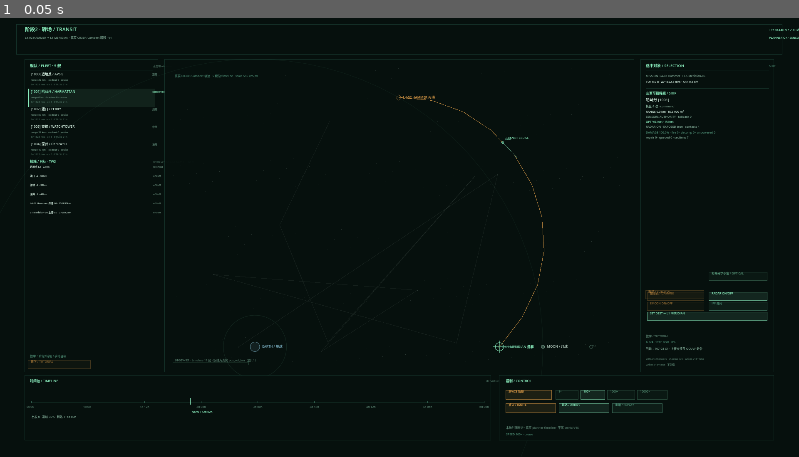
Above: before the commit, frame 1.
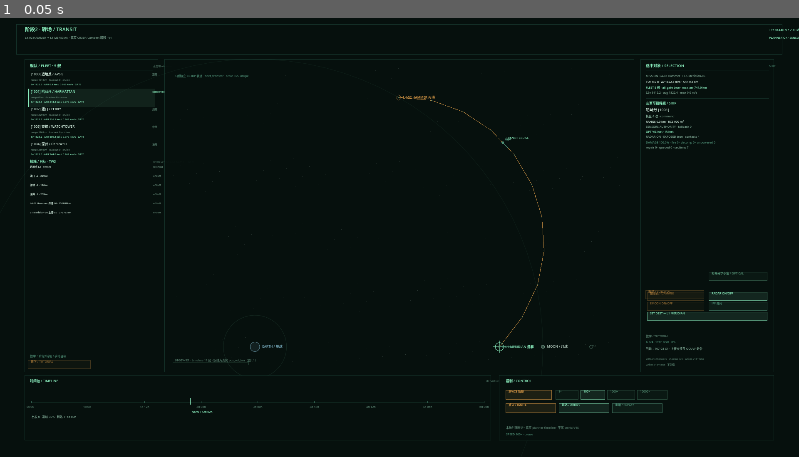
Above: after the commit, the same moment.

Repository: HATO-24/ghost-track-apsis
Game: Godot game, scene res://transit.tscn
Two runs of this game, one before a commit and one after it. Both use one fixed random seed, a clock stepped at 60 frames per second and the inputs below.
Inputs:
- Up to frame 1 (0.05 s): no input

The runs differ from the first frame. In frame 1, 0.5% of the frame differs, in the area x 3-97%, y 12-75%.

Commit message:
阶段2：转场逐舰独立轨迹 + 传感器逐舰位置（380/0）

Diff:
--- a/game_v17/scripts/transit.gd
+++ b/game_v17/scripts/transit.gd
@@ -10,6 +10,7 @@
 const TransitSensors := preload("res://scripts/transit_sensors.gd")
 const TeachingController := preload("res://scripts/teaching_controller.gd")
 const TransitDamage := preload("res://scripts/transit_damage.gd")
+const FleetTransfer := preload("res://framework/sim/fleet_transfer.gd")
 const Palette := preload("res://scripts/pal.gd")
 const Fonts := preload("res://scripts/fonts.gd")
 
@@ -30,6 +31,9 @@
 var sensors
 var teach
 var damage
+var fleet
+var fleet_sample: Dictionary = {}
+var fleet_ready := false
 var destination := "L1 Meridian"
 var damage_open := false
 var modal_page := ""
@@ -66,6 +70,10 @@
 	sensors = TransitSensors.new({})
 	teach = TeachingController.new("res://framework/content/teaching_l4_l1.json")
 	damage = TransitDamage.new({})
+	fleet = FleetTransfer.new()
+	var fr: Dictionary = fleet.plan({"use_cache": true})
+	fleet_ready = bool(fr.get("ok", false)) and bool(fleet.ready)
+	fleet_sample = fleet.sample(0.0) if fleet_ready else {}
 	destination = "L1 Meridian"
 	ui_mode = "ship"
 	var view := OS.get_environment("DSH_TRANSIT_VIEW")
@@ -109,6 +117,8 @@
 		if _shot_mode == "1":
 			frac = 1.0
 		t = clampf(frac, 0.0, 1.0) * tof_s
+		if fleet_ready and fleet != null:
+			fleet_sample = fleet.sample(t)
 		if sensors != null:
 			sensors.seek(t)
 			if view == "target":
@@ -130,10 +140,11 @@
 				sensors.seek(t)
 				optical_open = true
 		_update_phase()
-	print("TRANSIT READY plan_ok=%s tof_s=%.1f timeline=%d fleet=%d scenario=%s" % [
+	print("TRANSIT READY plan_ok=%s tof_s=%.1f timeline=%d fleet=%d scenario=%s fleet_ready=%s fleet_pos=%d" % [
 		str(bool(plan.get("ok", false))), tof_s, (plan.get("timeline", []) as Array).size() if plan.get("timeline", []) is Array else 0,
 		(plan.get("fleet", []) as Array).size() if plan.get("fleet", []) is Array else 0,
-		String(scenario.get("title", ""))])
+		String(scenario.get("title", "")),
+		str(fleet_ready), int(fleet_sample.get("ships", []).size()) if fleet_sample.get("ships", []) is Array else 0])
 	if _shot_path != "":
 		get_window().borderless = true
 		get_window().size = BASE
@@ -208,6 +219,8 @@
 	if tof_s > 0.0:
 		t = clampf(t, 0.0, tof_s)
 		_update_phase()
+	if fleet_ready and fleet != null:
+		fleet_sample = fleet.sample(t)
 	if _shot_path != "":
 		_frames += 1
 		if _frames >= 40:
@@ -233,6 +246,8 @@
 
 func seek_to(new_t: float) -> void:
 	t = clampf(new_t, 0.0, tof_s)
+	if fleet_ready and fleet != null:
+		fleet_sample = fleet.sample(t)
 	if sensors != null:
 		sensors.seek(t)
 	if teach != null:
--- a/game_v17/scripts/transit_hud.gd
+++ b/game_v17/scripts/transit_hud.gd
@@ -190,12 +190,23 @@
 	return sim.sensors.vm()
 
 
+func _fleet_rows(plan: Dictionary) -> Array:
+	if sim != null and bool(sim.fleet_ready) and sim.fleet != null:
+		return sim.fleet.fleet()
+	return plan.get("fleet", []) if plan.get("fleet", []) is Array else []
+
+
 func _draw_fleet_panel(plan: Dictionary) -> void:
 	_panel(FLEET)
 	var vm := _sensors_vm()
 	var ships: Array = vm.get("ships", []) if vm.get("ships", []) is Array else []
 	var targets: Array = vm.get("targets", []) if vm.get("targets", []) is Array else []
 	var obs := String(vm.get("observer_ship", "")) if not vm.is_empty() else ""
+	var fleet_rows := _fleet_rows(plan)
+	var fleet_by_id: Dictionary = {}
+	for rawf in fleet_rows:
+		if rawf is Dictionary:
+			fleet_by_id[String((rawf as Dictionary).get("ship_id", (rawf as Dictionary).get("id", "")))] = rawf
 	_txt(cjk, FLEET.position.x + 12, FLEET.position.y + 18, "舰队 / FLEET · 5 舰", 9, P.PH)
 	_txt_r(mono, FLEET.end.x - 12, FLEET.position.y + 18, "点击切 observer", 6, P.a(P.FAINT, 0.9))
 	draw_line(Vector2(FLEET.position.x + 12, FLEET.position.y + 26), Vector2(FLEET.end.x - 12, FLEET.position.y + 26), P.a(P.LINE, 0.7), 1.0)
@@ -224,9 +235,14 @@
 		for rawc in chs:
 			if rawc is Dictionary and String((rawc as Dictionary).get("target_id", "")) == String(vm.get("selected_target", "")):
 				n_ch += 1
-		_txt(mono, rr.position.x + 6, y, "Δv %.0f m/s · ch %d · ETA %s" % [
-			float((plan.get("budget", {}) as Dictionary).get("total_dv_mps", 0.0)) if plan.get("budget", {}) is Dictionary else 0.0,
-			n_ch, _hms(maxf(0.0, float(sim.tof_s) - float(sim.t)) if sim != null else 0.0)], 6, P.a(P.FAINT, 0.9))
+		var frow: Dictionary = fleet_by_id.get(sid, {}) if fleet_by_id.get(sid, {}) is Dictionary else {}
+		if frow.is_empty():
+			_txt(mono, rr.position.x + 6, y, "FLEET NOT READY · ch %d" % n_ch, 6, P.AMBER)
+		else:
+			_txt(mono, rr.position.x + 6, y, "Δv %.1f · ARR %.1f km / %.3f km/s · %s" % [
+				float(frow.get("total_dv_mps", 0.0)), float(frow.get("arrival_error_km", 0.0)),
+				float(frow.get("arrival_speed_kmps", 0.0)), "GATE" if bool(frow.get("within_gate", false)) else "FAIL"], 6,
+				P.PH if bool(frow.get("within_gate", false)) else P.AMBER)
 		y += 18.0
 	# Contacts / levels / TWS
 	_txt(cjk, FLEET.position.x + 12, y, "接触 / 目标 · TWS", 8, P.PH)
@@ -280,6 +296,20 @@
 	_txt(mono, SIDE.position.x + 12, sy, "TOF %.1f d · Δv %.1f m/s · ARR %.1f km" % [
 		float(tr.get("tof_days", 0.0)), float(budget.get("total_dv_mps", 0.0)), float(arrival.get("radius_km", 0.0))], 7, P.TXT)
 	sy += 14.0
+	if sim != null and bool(sim.fleet_ready) and sim.fleet != null:
+		var fsum: Dictionary = sim.fleet.summary()
+		var fa: Dictionary = fsum.get("arrival", {}) if fsum.get("arrival", {}) is Dictionary else {}
+		var fd: Dictionary = fsum.get("dv", {}) if fsum.get("dv", {}) is Dictionary else {}
+		_txt(mono, SIDE.position.x + 12, sy, "FLEET %d 舰 · all_gate %s · max_arr %.1f km" % [
+			int(fsum.get("ship_count", 0)), str(bool(fa.get("all_within_gate", false))), float(fa.get("max_error_km", 0.0))], 7,
+			P.PH if bool(fa.get("all_within_gate", false)) else P.AMBER)
+		sy += 12.0
+		_txt(mono, SIDE.position.x + 12, sy, "ΣΔv %.1f · avg %.1f · max %.1f m/s" % [
+			float(fd.get("sum_total_mps", 0.0)), float(fd.get("avg_total_mps", 0.0)), float(fd.get("max_total_mps", 0.0))], 7, P.DIM)
+		sy += 12.0
+	else:
+		_txt(mono, SIDE.position.x + 12, sy, "FLEET TRANSFER NOT READY", 7, P.AMBER)
+		sy += 12.0
 	draw_line(Vector2(SIDE.position.x + 12, sy), Vector2(SIDE.end.x - 12, sy), P.a(P.LINE, 0.6), 1.0)
 	sy += 14.0
 	if target_mode:
@@ -806,14 +836,6 @@
 	var p1 := _p_real(Vector3.ZERO, pr)
 	var re := maxf(7.0, C.R_EARTH_KM * sc)
 	var rm := maxf(4.0, C.R_MOON_KM * sc)
-	# 星座线
-	var cons := [0, 3, 7, 12, 18, 26, 35, 48, 63, 79]
-	for ci in range(cons.size() - 1):
-		var ha := (int(cons[ci]) * 1103515245 + 12345) & 0x7fffffff
-		var hb := (int(cons[ci + 1]) * 1103515245 + 12345) & 0x7fffffff
-		var pa := Vector2(MAP.position.x + 20.0 + float(ha % int(MAP.size.x - 40.0)), MAP.position.y + 20.0 + float((ha / 97) % int(MAP.size.y - 40.0)))
-		var pb := Vector2(MAP.position.x + 20.0 + float(hb % int(MAP.size.x - 40.0)), MAP.position.y + 20.0 + float((hb / 97) % int(MAP.size.y - 40.0)))
-		draw_line(pa, pb, P.a(P.TXT, 0.08), 1.0)
 	draw_arc(pe, 42164.0 * sc, 0, TAU, 64, P.a(P.PH, 0.10), 1.0, true)
 	draw_arc(pe, 384400.0 * sc, 0, TAU, 96, P.a(P.PH_DIM, 0.10), 1.0, true)
 	draw_circle(pe, re, P.a(P.BLUE, 0.10))
@@ -851,19 +873,28 @@
 		var pc := _p_real(_interp_pos(_frac()) - l1, pr)
 		draw_circle(pc, 3.0, P.PH)
 		_txt(cjk, pc.x + 8, pc.y - 8, "TRANSIT %s" % _phase_label(), 7, P.PH)
-		var fleet: Array = plan.get("fleet", []) if plan.get("fleet", []) is Array else []
-		for raw2 in fleet:
+		# 5 舰独立传播轨迹（fleet_transfer.samples/sample），不是旗舰 timeline+常量偏移
+		if sim != null and bool(sim.fleet_ready) and sim.fleet != null:
+			var sdata: Array = sim.fleet.samples_data()
+			for sidx in range(sdata.size()):
+				var srow: Dictionary = sdata[sidx]
+				for shs in (srow.get("ships", []) as Array):
+					var sp2 := _p_real(_v3((shs as Dictionary).get("pos_rot_km", [])) - l1, pr)
+					draw_circle(sp2, 1.0, P.a(P.PH_DIM, 0.22))
+		var fships: Array = sim.fleet_sample.get("ships", []) if sim != null and sim.fleet_sample.get("ships", []) is Array else []
+		for raw2 in fships:
 			var ship: Dictionary = raw2
-			var off := _v3(ship.get("offset_km", []))
-			var sp := _p_real(_interp_pos(_frac()) - l1 + off, pr)
-			var c: Color = P.PH if String(ship.get("id", "")) == "apsis" else P.PH_DIM
-			draw_circle(sp, 2.5, c)
+			var sp := _p_real(_v3(ship.get("pos_rot_km", [])) - l1, pr)
+			var sid2 := String(ship.get("ship_id", ""))
+			var c: Color = P.PH if sid2 == "apsis" else P.PH_DIM
+			draw_circle(sp, 2.8, c)
 			_txt(mono, sp.x + 5, sp.y - 5, String(ship.get("batch", "")), 6, P.a(c, 0.9))
-			var sp2 := _p_real(_interp_pos(minf(1.0, _frac() + 0.01)) - l1 + off, pr)
-			if (sp2 - sp).length() > 1.0:
-				draw_line(sp, sp + (sp2 - sp) * 6.0, P.a(P.PH_DIM, 0.45), 1.0)
+			var vv := _v3(ship.get("vel_rot_kmps", []))
+			if vv.length() > 1.0e-9:
+				var vd := Vector2(vv.x, -vv.y).normalized() * clampf(vv.length() * 260.0, 3.0, 18.0)
+				draw_line(sp, sp + vd, P.a(c, 0.55), 1.0)
 		_txt(cjk, MAP.position.x + 24, MAP.position.y + 42,
-			"真实 CR3BP/Lambert 轨迹 · 5 舰沿 timeline · scale %.0f km/px" % (1.0 / maxf(sc, 1.0e-9)), 7, P.a(P.PH_DIM, 0.9))
+			"5 舰独立 CR3BP 轨迹 · fleet_transfer · scale %.0f km/px" % (1.0 / maxf(sc, 1.0e-9)), 7, P.a(P.PH_DIM, 0.9))
 		_txt(cjk, MAP.position.x + 24, MAP.end.y - 26,
 			"L4-02 → L1 · timeline %d 段 · 折线为真实 pos_rot_km（减 L1）" % tl.size(), 7, P.a(P.FAINT, 0.9))
 	else:
--- a/game_v17/scripts/transit_sensors.gd
+++ b/game_v17/scripts/transit_sensors.gd
@@ -26,6 +26,7 @@
 
 const ScenarioPath := "res://framework/content/scenario_transit_l4_l1.json"
 const Planner := preload("res://framework/sim/transfer_planner.gd")
+const FleetTransfer := preload("res://framework/sim/fleet_transfer.gd")
 const Authority := preload("res://framework/sim/sensor_authority.gd")
 const InfoWarfare := preload("res://framework/sim/information_warfare.gd")
 
@@ -78,6 +79,13 @@
 var notes: Array = []
 var scenario: Dictionary = {}
 var plan: Dictionary = {}
+var fleet_transfer = null
+var fleet_ready := false
+var fleet_error := ""
+var fleet_warnings: Array = []
+var fleet_sample: Dictionary = {}
+var fleet_sample_t := -1.0
+var fleet_rows: Dictionary = {}
 var t := 0.0
 var tof_s := 0.0
 var dt_last := 0.0
@@ -143,6 +151,13 @@
 	_last_vm = {}
 	_last_snapshot = {}
 	_warn_seen = {}
+	fleet_transfer = null
+	fleet_ready = false
+	fleet_error = ""
+	fleet_warnings = []
+	fleet_sample = {}
+	fleet_sample_t = -1.0
+	fleet_rows = {}
 	t = 0.0
 	tof_s = 0.0
 	dt_last = 0.0
@@ -153,6 +168,7 @@
 		return false
 	plan = _get_plan()
 	tof_s = float((plan.get("transfer", {}) as Dictionary).get("tof_s", 0.0))
+	_init_fleet_transfer()
 	if not bool(plan.get("ok", false)):
 		warnings.append("TRANSFER PLANNER NOT OK: %s（不伪造 timeline；传感器层仍尝试用场景 offset）" % String(plan.get("reason", "")))
 	if tof_s <= 0.0:
@@ -205,6 +221,28 @@
 		p = Planner.plan({})
 	_plan_cache = p.duplicate(true)
 	return _plan_cache.duplicate(true)
+
+
+## 5 舰位置唯一来源：fleet_transfer.sample(t)（缓存优先）。
+func _init_fleet_transfer() -> void:
+	fleet_transfer = FleetTransfer.new()
+	var res: Dictionary = fleet_transfer.plan({"use_cache": true})
+	fleet_ready = bool(res.get("ok", false))
+	fleet_error = "" if fleet_ready else "fleet_transfer.plan_failed"
+	fleet_warnings = (fleet_transfer.warnings as Array).duplicate()
+	if not fleet_ready:
+		_add_warning("FLEET TRANSFER NOT READY（%s）；舰位回退 timeline+offset，并标注 source" % str(fleet_transfer.errors))
+		return
+	var f_tof := float(fleet_transfer.tof_s)
+	if f_tof > 0.0:
+		tof_s = f_tof
+	for raw in (fleet_transfer.fleet() as Array):
+		if raw is Dictionary:
+			var fr: Dictionary = raw
+			var sid := String(fr.get("ship_id", fr.get("id", "")))
+			fleet_rows[sid] = fr.duplicate(true)
+	for w in fleet_warnings:
+		_add_warning("FLEET: " + String(w))
 
 
 func _build_ships() -> void:
@@ -358,23 +396,59 @@
 			v0[2] + (v1[2] - v0[2]) * a]}
 
 
+func _current_fleet_sample() -> Dictionary:
+	if not fleet_ready or fleet_transfer == null:
+		return {}
+	if fleet_sample.is_empty() or absf(fleet_sample_t - t) > 1.0e-9:
+		fleet_sample = fleet_transfer.sample(t)
+		fleet_sample_t = t
+	return fleet_sample
+
+
+func _fleet_ship_row(id: String) -> Dictionary:
+	var s := _current_fleet_sample()
+	for raw in (s.get("ships", []) as Array):
+		if raw is Dictionary and String((raw as Dictionary).get("ship_id", "")) == id:
+			return raw
+	return {}
+
+
+func _fallback_ship_pos(id: String) -> Array:
+	var sh: Dictionary = ship_by_id.get(id, {})
+	if sh.is_empty():
+		return [0.0, 0.0, 0.0]
+	return _add3(_base_state_at(t).get("pos", []), _arr3(sh.get("offset_km", [0.0, 0.0, 0.0])))
+
+
 func _observer_pos() -> Array:
-	var base := _base_state_at(t)
-	var sh: Dictionary = ship_by_id.get(selected_ship, {})
-	if sh.is_empty():
-		return base.get("pos", [0.0, 0.0, 0.0])
-	return _add3(base.get("pos", [0.0, 0.0, 0.0]), _arr3(sh.get("offset_km", [0.0, 0.0, 0.0])))
+	var row := _fleet_ship_row(selected_ship)
+	if not row.is_empty():
+		return _arr3(row.get("pos_rot_km", [0.0, 0.0, 0.0]))
+	return _fallback_ship_pos(selected_ship)
 
 
 func ship_state(id: String) -> Dictionary:
 	var sh: Dictionary = ship_by_id.get(id, {})
 	if sh.is_empty():
 		return {}
-	var base := _base_state_at(t)
-	var off := _arr3(sh.get("offset_km", [0.0, 0.0, 0.0]))
-	var pos := _add3(base.get("pos", []), off)
-	return {"pos_km": pos, "vel_kmps": _velocity_state(id),
-		"range_km": _dist3(pos, _observer_pos())}
+	var row := _fleet_ship_row(id)
+	var pos: Array = []
+	var source := "timeline_fallback"
+	if not row.is_empty():
+		pos = _arr3(row.get("pos_rot_km", [0.0, 0.0, 0.0]))
+		source = "fleet_transfer.sample"
+	else:
+		pos = _fallback_ship_pos(id)
+	# 传感模型用共享转移基线速度：逐舰位置来自 fleet_transfer，速度单独作为 fleet_vel_kmps 展示。
+	var out := {"pos_km": pos, "vel_kmps": _velocity_state(id),
+		"range_km": _dist3(pos, _observer_pos()), "source": source}
+	if not row.is_empty():
+		out["fleet_vel_kmps"] = _arr3(row.get("vel_rot_kmps", [0.0, 0.0, 0.0]))
+		out["rel_to_flagship_km"] = _arr3(row.get("rel_to_flagship_km", [0.0, 0.0, 0.0]))
+		out["rel_to_flagship_mag_km"] = float(row.get("rel_to_flagship_mag_km", 0.0))
+		out["distance_to_target_km"] = float(row.get("distance_to_target_km", 0.0))
+		out["earth_distance_km"] = float(row.get("earth_distance_km", 0.0))
+	return out
 
 
 func port_state(id: String) -> Dictionary:
@@ -838,17 +912,28 @@
 		if sh.is_empty():
 			continue
 		var st := ship_state(sid)
-		ship_rows.append({
+		var fr: Dictionary = fleet_rows.get(sid, {}) if fleet_rows.get(sid) is Dictionary else {}
+		var srow := {
 			"id": sid, "batch": String(sh.get("batch", "")),
 			"name": String(sh.get("name", sid)), "role": String(sh.get("role", "")),
 			"class": String(sh.get("class", "")), "side": String(sh.get("side", "friend")),
 			"pos_km": st.get("pos_km", [0.0, 0.0, 0.0]),
 			"vel_kmps": st.get("vel_kmps", [0.0, 0.0, 0.0]),
+			"fleet_vel_kmps": st.get("fleet_vel_kmps", []),
+			"source": String(st.get("source", "timeline_fallback")),
+			"earth_distance_km": float(st.get("earth_distance_km", 0.0)),
+			"distance_to_target_km": float(st.get("distance_to_target_km", 0.0)),
+			"rel_to_flagship_km": st.get("rel_to_flagship_km", []),
+			"rel_to_flagship_mag_km": float(st.get("rel_to_flagship_mag_km", 0.0)),
+			"arrival_error_km": float(fr.get("arrival_error_km", -1.0)),
+			"arrival_speed_kmps": float(fr.get("arrival_speed_kmps", -1.0)),
+			"within_gate": bool(fr.get("within_gate", false)),
 			"range_km": float(st.get("range_km", 0.0)),
 			"observer": sid == selected_ship,
 			"selected": sid == selected_target,
 			"loadout_fallbacks": (_fallback_mounts.get(sid, []) as Array).duplicate(),
-		})
+		}
+		ship_rows.append(srow)
 	var port_rows: Array = []
 	for raw in ports:
 		var pt: Dictionary = raw
@@ -904,6 +989,7 @@
 	}
 	var iff_vm: Dictionary = _iff_vm()
 	var exposure: Dictionary = _exposure_view(av)
+	var fleet_vm: Dictionary = _fleet_vm()
 	var recent: Array = []
 	for raw in _event_log:
 		recent.append(raw)
@@ -942,6 +1028,7 @@
 		"radar": (av.get("radar", {}) as Dictionary).duplicate(true) if av.get("radar") is Dictionary else {},
 		"exposure": exposure,
 		"iff": iff_vm,
+		"fleet": fleet_vm, "fleet_source": String(fleet_vm.get("source", "timeline_fallback")),
 		"events": recent, "warnings": warnings.duplicate(), "errors": errors.duplicate(),
 		"notes": notes.duplicate(),
 		"counts": {
@@ -959,6 +1046,30 @@
 			"summary": _authority_summary(av),
 		},
 	}
+
+
+func _fleet_vm() -> Dictionary:
+	var out := {
+		"source": "fleet_transfer.sample" if fleet_ready else "timeline_fallback",
+		"ready": fleet_ready, "error": fleet_error,
+		"tof_s": float(fleet_transfer.tof_s) if fleet_ready and fleet_transfer != null else 0.0,
+		"sample_t_s": float(fleet_sample.get("t_s", -1.0)) if not fleet_sample.is_empty() else -1.0,
+		"sample_index": int(fleet_sample.get("sample_index", -1)) if not fleet_sample.is_empty() else -1,
+		"warnings": fleet_warnings.duplicate(),
+		"arrival": {},
+		"cache": {},
+	}
+	if fleet_ready and fleet_transfer != null:
+		var sum: Dictionary = fleet_transfer.summary()
+		out["arrival"] = (sum.get("arrival", {}) as Dictionary).duplicate(true) if sum.get("arrival") is Dictionary else {}
+		var cache: Dictionary = sum.get("cache", {}) if sum.get("cache") is Dictionary else {}
+		out["cache"] = {
+			"schema": String(cache.get("schema", "")),
+			"path": String(cache.get("path", "")),
+			"has_cache": not cache.is_empty(),
+			"sample_count": int(sum.get("sample_count", 0)),
+		}
+	return out
 
 
 func _iff_vm() -> Dictionary:
--- a/game_v17/tests/transit_sensors_probe.gd
+++ b/game_v17/tests/transit_sensors_probe.gd
@@ -15,6 +15,7 @@
 
 const TransitSensors := preload("res://scripts/transit_sensors.gd")
 const Authority := preload("res://framework/sim/sensor_authority.gd")
+const FleetTransfer := preload("res://framework/sim/fleet_transfer.gd")
 const SHIP_IDS := ["apsis", "harmattan", "ferry", "watchtower", "deepwell"]
 const PORT_IDS := ["l4_02_hammer", "l1_meridian_05", "l1_anchorage_02", "l1_drydock_01"]
 
@@ -29,6 +30,7 @@
 	print("════════════════════════════════════════════════════════════════")
 	_test_content()
 	_test_default_step()
+	_test_fleet_positions()
 	_test_ship_observers()
 	_test_targets_and_failures()
 	_test_arrival_ports()
@@ -212,6 +214,121 @@
 
 
 # ── 3. 5 舰均可作为 observer ────────────────────────────────────
+
+func _arr_close(a: Variant, b: Variant, tol := 1.0e-5) -> bool:
+	if not (a is Array) or not (b is Array):
+		return false
+	var aa: Array = a
+	var bb: Array = b
+	if aa.size() < 3 or bb.size() < 3:
+		return false
+	for i in range(3):
+		if absf(float(aa[i]) - float(bb[i])) > tol:
+			return false
+	return true
+
+
+func _ship_row(vm: Dictionary, id: String) -> Dictionary:
+	for raw in (vm.get("ships", []) as Array):
+		if raw is Dictionary and String((raw as Dictionary).get("id", "")) == id:
+			return raw
+	return {}
+
+
+func _test_fleet_positions() -> void:
+	print("")
+	print("── 3. 逐舰 fleet_transfer.sample(t) 位置 ──")
+	var ts = _new()
+	var ft = FleetTransfer.new()
+	var res: Dictionary = ft.plan({"use_cache": true})
+	_ok(bool(res.get("ok", false)), "fleet_transfer.plan(use_cache) ok", str(res.get("errors", [])))
+	_ok(bool(ts.fleet_ready), "transit_sensors fleet_ready", ts.fleet_error)
+	var vm: Dictionary = ts.step(18.0)
+	_eq(String(vm.get("fleet_source", "")), "fleet_transfer.sample", "VM fleet_source")
+	var fvm: Dictionary = vm.get("fleet", {}) as Dictionary
+	_ok(bool(fvm.get("ready", false)), "VM fleet.ready")
+	_ok(float(fvm.get("tof_s", 0.0)) > 0.0, "VM fleet.tof_s")
+	_ok((fvm.get("cache", {}) as Dictionary).has("path"), "VM fleet.cache 字段")
+	var sample: Dictionary = ft.sample(18.0)
+	_eq((sample.get("ships", []) as Array).size(), 5, "fleet sample 5 舰")
+	var positions: Array = []
+	for sid in SHIP_IDS:
+		var vm_ship := _ship_row(vm, sid)
+		_ok(not vm_ship.is_empty(), "VM 舰行 " + sid)
+		var smp: Dictionary = {}
+		for raw in (sample.get("ships", []) as Array):
+			if raw is Dictionary and String((raw as Dictionary).get("ship_id", "")) == sid:
+				smp = raw
+		_ok(not smp.is_empty(), "fleet sample 有 " + sid)
+		_ok(_arr_close(vm_ship.get("pos_km", []), smp.get("pos_rot_km", [])),
+			"位置与 fleet_transfer 一致 " + sid)
+		_ok(String(vm_ship.get("source", "")) == "fleet_transfer.sample", "source=fleet_transfer " + sid)
+		_ok(float(vm_ship.get("arrival_error_km", -1.0)) >= 0.0, "arrival_error 字段 " + sid)
+		_ok(float(vm_ship.get("arrival_speed_kmps", -1.0)) >= 0.0, "arrival_speed 字段 " + sid)
+		_ok(bool(vm_ship.get("within_gate", false)), "within_gate " + sid)
+		_ok((vm_ship.get("fleet_vel_kmps", []) as Array).size() == 3, "fleet_vel 字段 " + sid)
+		positions.append(vm_ship.get("pos_km", []))
+	for i in range(1, positions.size()):
+		var d := 0.0
+		for j in range(3):
+			d += pow(float((positions[i] as Array)[j]) - float((positions[0] as Array)[j]), 2.0)
+		_ok(sqrt(d) > 1.0, "独立位置可区分 #%d" % i, "d=%.3f" % sqrt(d))
+	var apsis := _ship_row(vm, "apsis")
+	_ok(float(apsis.get("rel_to_flagship_mag_km", -1.0)) <= 1.0e-6, "旗舰 rel_to_flagship≈0")
+	var harm := _ship_row(vm, "harmattan")
+	_ok(absf(float(harm.get("rel_to_flagship_mag_km", 0.0)) - 14.5904) < 0.5,
+		"harmattan 与 fleet sample 相对旗舰距离", str(harm.get("rel_to_flagship_mag_km")))
+	var target_rows: Array = vm.get("targets", []) as Array
+	var target_ok := true
+	for raw in target_rows:
+		if not (raw is Dictionary):
+			continue
+		var tr: Dictionary = raw
+		var sid2 := String(tr.get("id", ""))
+		if sid2 in ["apsis", "ferry", "watchtower", "deepwell"]:
+			var smp2: Dictionary = {}
+			for raw2 in (sample.get("ships", []) as Array):
+				if raw2 is Dictionary and String((raw2 as Dictionary).get("ship_id", "")) == sid2:
+					smp2 = raw2
+			if not _arr_close(tr.get("pos_km", []), smp2.get("pos_rot_km", [])):
+				target_ok = false
+	_ok(target_ok, "目标行位置随 fleet sample 更新")
+	var apsis_target: Dictionary = {}
+	for raw in target_rows:
+		if raw is Dictionary and String((raw as Dictionary).get("id", "")) == "apsis":
+			apsis_target = raw
+	_ok(not apsis_target.is_empty(), "apsis target 行")
+	_ok(float(apsis_target.get("range_km", 0.0)) > 5.0 and float(apsis_target.get("range_km", 0.0)) < 40.0,
+		"逐舰相对距离真实", str(apsis_target.get("range_km")))
+	var port_rows: Array = vm.get("ports", []) as Array
+	var l4_port: Dictionary = {}
+	for raw in port_rows:
+		if raw is Dictionary and String((raw as Dictionary).get("id", "")) == "l4_02_hammer":
+			l4_port = raw
+	_ok(not l4_port.is_empty(), "L4 港行")
+	var plan_src: Dictionary = ts.plan.get("source", {}) if ts.plan.get("source") is Dictionary else {}
+	_ok(_arr_close(l4_port.get("pos_km", []), plan_src.get("pos_rot_km", []), 1.0e-3),
+		"L4 港位仍按 planner source")
+	var ts2 = _new()
+	ts2.seek(ts2.tof_s)
+	var vm2: Dictionary = ts2.step(6.0)
+	var sample_end: Dictionary = ft.sample(ts2.tof_s)
+	var end_ok := true
+	for sid in SHIP_IDS:
+		var vr := _ship_row(vm2, sid)
+		var sr: Dictionary = {}
+		for raw in (sample_end.get("ships", []) as Array):
+			if raw is Dictionary and String((raw as Dictionary).get("ship_id", "")) == sid:
+				sr = raw
+		if not _arr_close(vr.get("pos_km", []), sr.get("pos_rot_km", [])):
+			end_ok = false
+		_ok(float(vr.get("arrival_error_km", -1.0)) >= 0.0, "抵达 arrival_error " + sid)
+	_ok(end_ok, "抵达段 5 舰位置与 fleet sample 一致")
+	_ok(_json_ok(vm2), "fleet arrival VM JSON")
+	_ok(_json_ok(fvm), "fleet VM JSON")
+	_ok(((vm.get("writes", {}) as Dictionary).get("track_table", true)) == false, "fleet 不写 TrackTable")
+	_ok(((vm.get("writes", {}) as Dictionary).get("v15", true)) == false, "fleet 不写 V15")
+
 
 func _test_ship_observers() -> void:
 	print("")
Not shown, changed: docs/09_UI设计.md
Not shown, changed: game_v17/docs/transit_sensors.md
